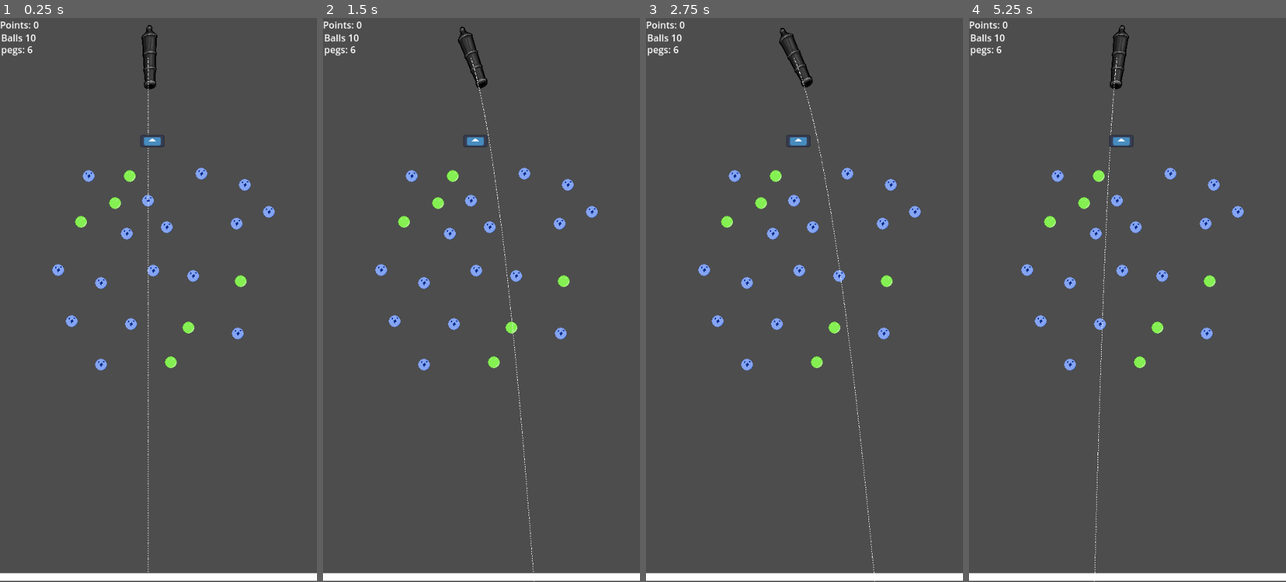
Above: before the commit, frames 1-4 (left to right).
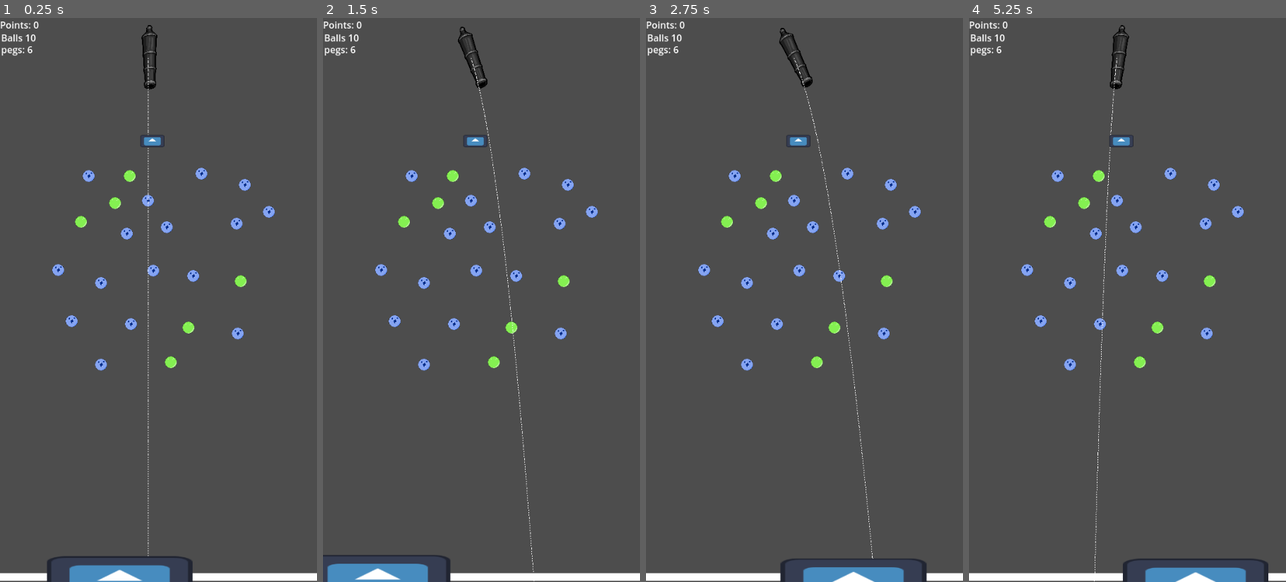
Above: after the commit, the same moments.

Repository: teachermanjeff/physics2025
Game: Godot game, scene res://playtest.tscn
Same seed, same stepped clock (60 frames per second), same inputs: the game is played once before the commit and once after it. The project has no main scene, so this scene is started directly. The engine's default icon, where the game draws it, is replaced by a stand-in: a white triangle on a blue panel in a dark square.
Inputs:
- Up to frame 1 (0.25 s): no input
- Up to frame 2 (1.5 s): hold D (right) 0.53-1.28 s; hold A (left) from 1.28 s (still down)
- Up to frame 3 (2.75 s): release A (left) at 2.03 s; hold D (right) from 2.03 s (still down)
- Up to frame 4 (5.25 s): release D (right) at 3.53 s; hold A (left) from 3.53 s (still down)

The runs differ from the first frame. In frame 1, 1.3% of the frame differs, in the area x 14-61%, y 95-100%; in frame 2, 1.2%; in frame 3, 1.2%; in frame 4, 1.2%.

Commit message:
add the bucket made it move back in front

Diff:
--- a/bouncegame/bucket.gd
+++ b/bouncegame/bucket.gd
@@ -1 +1,4 @@
 extends Node2D
+func _on_area_2d_body_entered(body):
+	if body.is_in_group("balls"):
+		emit_signal("addpoint")
--- a/bouncegame/bucket.tscn
+++ b/bouncegame/bucket.tscn
@@ -7,7 +7,7 @@
 bounce = 5.55
 
 [sub_resource type="RectangleShape2D" id="RectangleShape2D_ghrs3"]
-size = Vector2(242, 84)
+size = Vector2(252, 84)
 
 [node name="Node2D" type="Node2D"]
 script = ExtResource("1_caem6")
@@ -16,10 +16,10 @@
 physics_material_override = SubResource("PhysicsMaterial_m1vr3")
 
 [node name="CollisionShape2D" type="CollisionShape2D" parent="StaticBody2D"]
-position = Vector2(241, 404)
+position = Vector2(246, 404)
 shape = SubResource("RectangleShape2D_ghrs3")
 
 [node name="bucket" type="Sprite2D" parent="StaticBody2D"]
-position = Vector2(241, 404)
-scale = Vector2(1.88281, 0.632813)
+position = Vector2(244.75, 404)
+scale = Vector2(1.9414, 0.632813)
 texture = ExtResource("1_bgj3b")
--- a/bouncegame/playtest.tscn
+++ b/bouncegame/playtest.tscn
@@ -7,11 +7,50 @@
 [ext_resource type="PackedScene" uid="uid://c8avvf011ar03" path="res://bottom.tscn" id="4_l4ynd"]
 [ext_resource type="Script" uid="uid://c5vhdgmrnjhee" path="res://rotator.gd" id="5_jbd3l"]
 [ext_resource type="PackedScene" uid="uid://b6ni4splladpr" path="res://block.tscn" id="7_x201r"]
+[ext_resource type="PackedScene" uid="uid://djkaj46h62d12" path="res://bucket.tscn" id="8_mao6o"]
 
 [sub_resource type="RectangleShape2D" id="RectangleShape2D_e2qus"]
 size = Vector2(20, 972)
 
 [sub_resource type="RectangleShape2D" id="RectangleShape2D_x201r"]
+
+[sub_resource type="Animation" id="Animation_mao6o"]
+resource_name = "bucket movement "
+length = 6.0
+loop_mode = 1
+tracks/0/type = "value"
+tracks/0/imported = false
+tracks/0/enabled = true
+tracks/0/path = NodePath(".:position")
+tracks/0/interp = 1
+tracks/0/loop_wrap = true
+tracks/0/keys = {
+"times": PackedFloat32Array(1.2, 4),
+"transitions": PackedFloat32Array(1, 1),
+"update": 0,
+"values": [Vector2(-467, 481), Vector2(116, 494)]
+}
+
+[sub_resource type="Animation" id="Animation_228x7"]
+length = 0.001
+tracks/0/type = "value"
+tracks/0/imported = false
+tracks/0/enabled = true
+tracks/0/path = NodePath(".:position")
+tracks/0/interp = 1
+tracks/0/loop_wrap = true
+tracks/0/keys = {
+"times": PackedFloat32Array(0),
+"transitions": PackedFloat32Array(1),
+"update": 0,
+"values": [Vector2(-467, 481)]
+}
+
+[sub_resource type="AnimationLibrary" id="AnimationLibrary_m1mue"]
+_data = {
+&"RESET": SubResource("Animation_228x7"),
+&"bucket movement ": SubResource("Animation_mao6o")
+}
 
 [node name="playtest" type="Node2D"]
 position = Vector2(-1, 0)
@@ -132,6 +171,15 @@
 scale = Vector2(20, 20)
 shape = SubResource("RectangleShape2D_x201r")
 action = "shoot"
+
+[node name="bucket" parent="." instance=ExtResource("8_mao6o")]
+position = Vector2(-467, 481)
+
+[node name="AnimationPlayer" type="AnimationPlayer" parent="bucket"]
+libraries = {
+&"": SubResource("AnimationLibrary_m1mue")
+}
+autoplay = "bucket movement "
 
 [connection signal="addpoint" from="normal_peg" to="cannon/HUD" method="_on_normal_peg_addpoint"]
 [connection signal="addpoint" from="normal_peg2" to="cannon/HUD" method="_on_normal_peg_addpoint"]
Not shown: 1 places in bouncegame/playtest.tscn that only renumber resources
